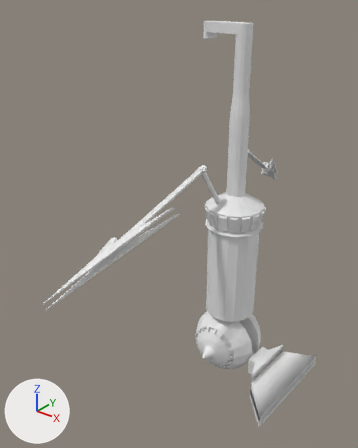
The FBX model Assets/animations/Enemies/roller_death.fbx, before and after one commit.
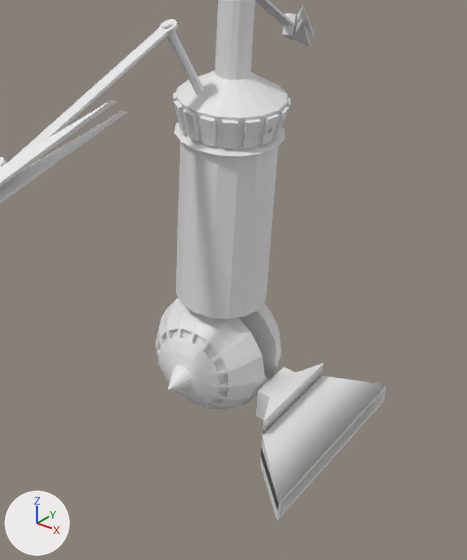
Old and new are each drawn whole from a camera (50 mm lens) standing at (0.075, -0.1217, 0.1241) and looking at (-0.0118, -0.0132, 0.0568) and again close up on the part from 32% to 100% of the width and 35% to 100% of the height. Arrows for +X, +Y and +Z are at lower left; the lights stay in place. Where no turn or scale is listed for an object, it has been applied to the vertices.

The first close-up shows 'Fast.Arm.L', 'Fast.Arm.R', 'Fast.Body', 'Fast.Wheel'.
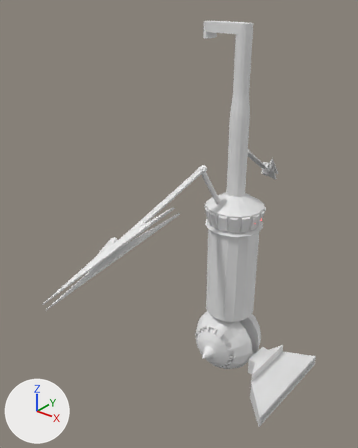
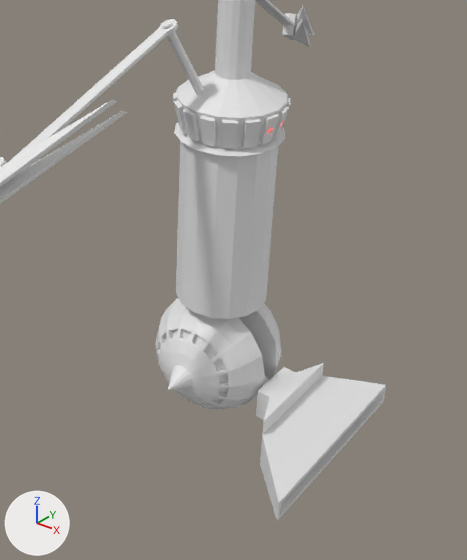
The newer file is also rescaled (x39.37) as a whole; pictures and numbers use the older file's frame.

Scene script edits in JSON lines:
```json
{"op": "add", "block": "mat_red_emit", "code": ["mat_red_emit = principled_material('Red Emit')", "mat_red_emit.base_color = (0.8, 0.00181, 0.0)  # red #e70600", "mat_red_emit.emission_color = (0.799, 0.00182, 0.0)  # red #e70600", "mat_red_emit.emission_strength = 10.0"]}
{"op": "add", "block": "mat_roller", "code": ["mat_roller = principled_material('Roller')", "mat_roller.base_color = (0.8, 0.8, 0.8)  # white #e7e7e7"]}
{"block": "me_sphere_001", "where": "me_sphere_001.from_pydata(...)  # 654 vertices, 670 faces; spans x -0.0132..0.0262, y -0.0194..0.0176, z 0.0002..0.1146"}
{"block": "me_sphere_001", "where": "# used by ob_fast_body; location = (0.0, 0.0, 0.0)"}
{"block": "me_sphere_001", "where": "# verts and faces of me_sphere_001; kept vertices keep their numbers, new ones are numbered from 654"}
{"block": "me_sphere_001", "where": "# before: 323 (0.017, 0.0094, 0.0069) at pixel (322, 375), 324 (0.017, 0.0094, 0.0042), 326 (0.0166, -0.0006, 0.0069) at pixel (293, 403), 335 (0.0262, 0.0176, 0.0042) at pixel (386, 384), 336 (0.0256, -0.0009, 0.0042) at pixel (336, 439)"}
{"block": "me_sphere_001", "where": "# before: 623 (0.0163, -0.0106, 0.0069) at pixel (262, 434), 624 (0.0163, -0.0106, 0.0042) at pixel (261, 446), 630 (0.0249, -0.0194, 0.0042) at pixel (278, 502)"}
{"block": "me_sphere_001", "change": "me_sphere_001 part 1"}
{"op": "add", "block": "me_sphere_001", "code": "delete_faces([(323, 324, 335), (323, 335, 336, 326), (623, 630, 624), (326, 336, 630, 623)])"}
{"op": "add", "block": "me_sphere_001", "code": "faces += [(323, 335, 324), (323, 326, 336, 335), (623, 624, 630), (326, 623, 630, 336)]  # mat_roller (white #e7e7e7)"}
{"op": "add", "block": "me_sphere_001", "code": "me_sphere_001.materials.append(mat_roller)  # white #e7e7e7"}
{"op": "add", "block": "me_sphere_001", "code": "me_sphere_001.materials.append(mat_red_emit)  # red #e70600"}
```

Where the change shows, as pixel boxes [x1, y1, x2, y2] in the close-ups (467 x 560 px; the box of a moved part takes in the faces that stretch with it):
```json
{"part": 1, "of": "me_sphere_001", "change": "moved or reshaped", "before": [261, 376, 386, 502], "after": [261, 376, 386, 502]}
```
